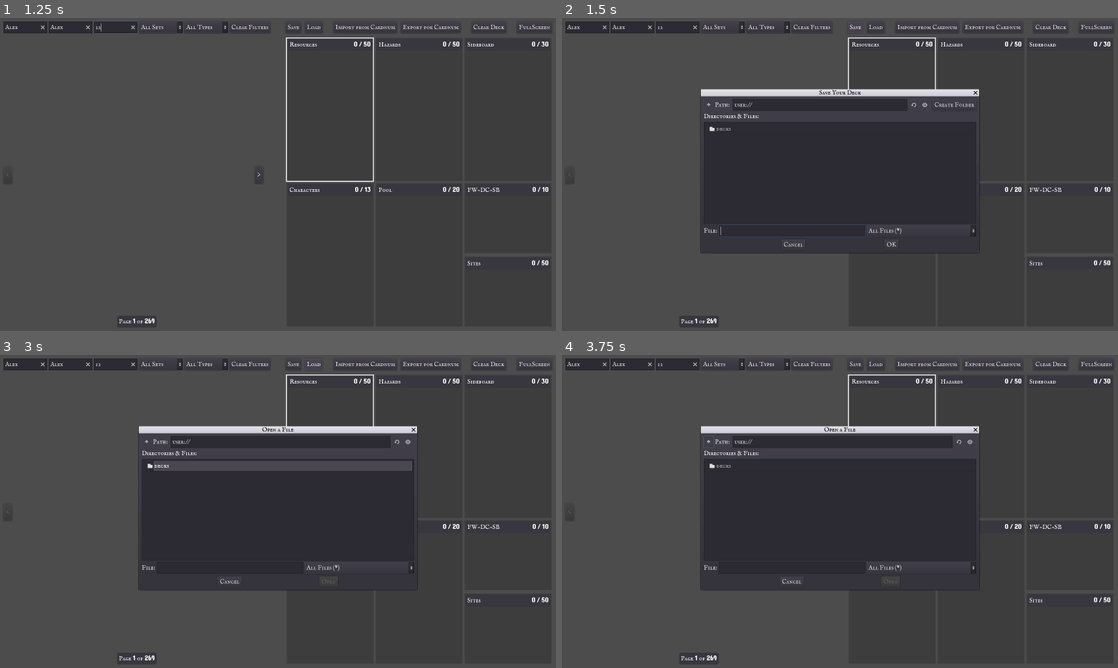
Above: before the commit, frames 1-4 (two rows, left to right).
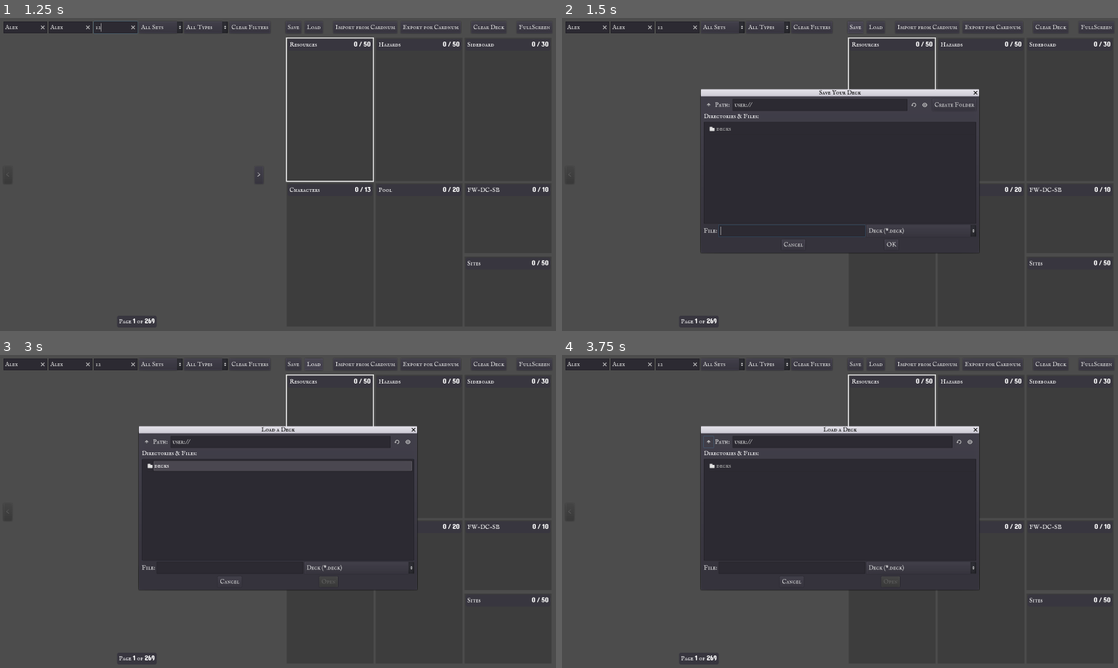
Above: after the commit, the same moments.

Repository: SylvanSign/Samwise
Game: Godot game, scene res://scenes/DeckBuilder/DeckBuilder.tscn
Same seed, same stepped clock (60 frames per second), same inputs: the game is played once before the commit and once after it. This scene is started directly instead of the project's main scene.
Inputs (mouse positions are in pixels of both pictures, inside the frame that each line leads up to):
- Up to frame 1 (1.25 s): click (27, 27) at 0.52 s; type "Alex" at 0.6 s; click (72, 27) at 0.75 s; type "Alex" at 0.83 s; click (116, 27) at 0.98 s; type "12" at 1.07 s
- Up to frame 2 (1.5 s): click "Save" at 1.25 s
- Up to frame 3 (3 s): click "OK" at 2 s; click "Load" at 2.75 s
- Up to frame 4 (3.75 s): click (706, 442) at 3.5 s

Frame 1 is identical in both runs. In frame 2, less than 0.1% of the frame differs, in the area x 55-62%, y 67-70%; in frame 3, 0.1%, in the area x 47-62%, y 22-70%; in frame 4, 0.1%.

Commit message:
more work on dialogs, just need to save and load files now

Diff:
--- a/scenes/DeckBuilder/DeckBuilder.gd
+++ b/scenes/DeckBuilder/DeckBuilder.gd
@@ -447,3 +447,11 @@
 
 func _on_Save_pressed() -> void:
 	saveDialog.popup_centered_ratio(0.5)
+
+
+func _on_LoadDialog_file_selected(path: String) -> void:
+	print('Loading ', path)
+
+
+func _on_SaveDialog_file_selected(path: String) -> void:
+	print('Saving ', path)
--- a/scenes/DeckBuilder/DeckBuilder.tscn
+++ b/scenes/DeckBuilder/DeckBuilder.tscn
@@ -45,8 +45,8 @@
 pool = NodePath("MainContainer/HBoxContainer/DeckList/Sections/Bottom/Pool")
 fw_dc_sb = NodePath("MainContainer/HBoxContainer/DeckList/Sections/Bottom/VBoxContainer/FW-DC-SB")
 sites = NodePath("MainContainer/HBoxContainer/DeckList/Sections/Bottom/VBoxContainer/Sites")
-loadDialog = NodePath("Load")
-saveDialog = NodePath("Save")
+loadDialog = NodePath("LoadDialog")
+saveDialog = NodePath("SaveDialog")
 
 [node name="MainContainer" type="MarginContainer" parent="."]
 anchor_right = 1.0
@@ -472,7 +472,7 @@
 "_edit_use_anchors_": false
 }
 
-[node name="Load" type="FileDialog" parent="."]
+[node name="LoadDialog" type="FileDialog" parent="."]
 anchor_left = 0.5
 anchor_top = 0.5
 anchor_right = 0.5
@@ -482,8 +482,10 @@
 margin_right = 449.0
 margin_bottom = 253.0
 window_title = "Load a Deck"
+mode_overrides_title = false
 mode = 0
 access = 1
+filters = PoolStringArray( "*.deck ; Deck" )
 show_hidden_files = true
 current_dir = "user://decks/"
 current_path = "user://decks/"
@@ -491,7 +493,7 @@
 "_edit_use_anchors_": false
 }
 
-[node name="Save" type="FileDialog" parent="."]
+[node name="SaveDialog" type="FileDialog" parent="."]
 anchor_left = 0.5
 anchor_top = 0.5
 anchor_right = 0.5
@@ -501,7 +503,9 @@
 margin_right = 449.0
 margin_bottom = 253.0
 window_title = "Save Your Deck"
+mode_overrides_title = false
 access = 1
+filters = PoolStringArray( "*.deck ; Deck" )
 show_hidden_files = true
 current_dir = "user://decks/"
 current_path = "user://decks/"
@@ -565,3 +569,5 @@
 [connection signal="switch_tab_and_drop" from="MainContainer/HBoxContainer/DeckList/Sections/Bottom/VBoxContainer/Sites" to="." method="_on_DeckSection_switch_tab_and_drop"]
 [connection signal="import" from="ImportCardnumPopup" to="." method="_on_ImportCardnumPopup_import"]
 [connection signal="confirmed" from="ConfirmClearDeck" to="." method="_on_ConfirmClearDeck_confirmed"]
+[connection signal="file_selected" from="LoadDialog" to="." method="_on_LoadDialog_file_selected"]
+[connection signal="file_selected" from="SaveDialog" to="." method="_on_SaveDialog_file_selected"]
